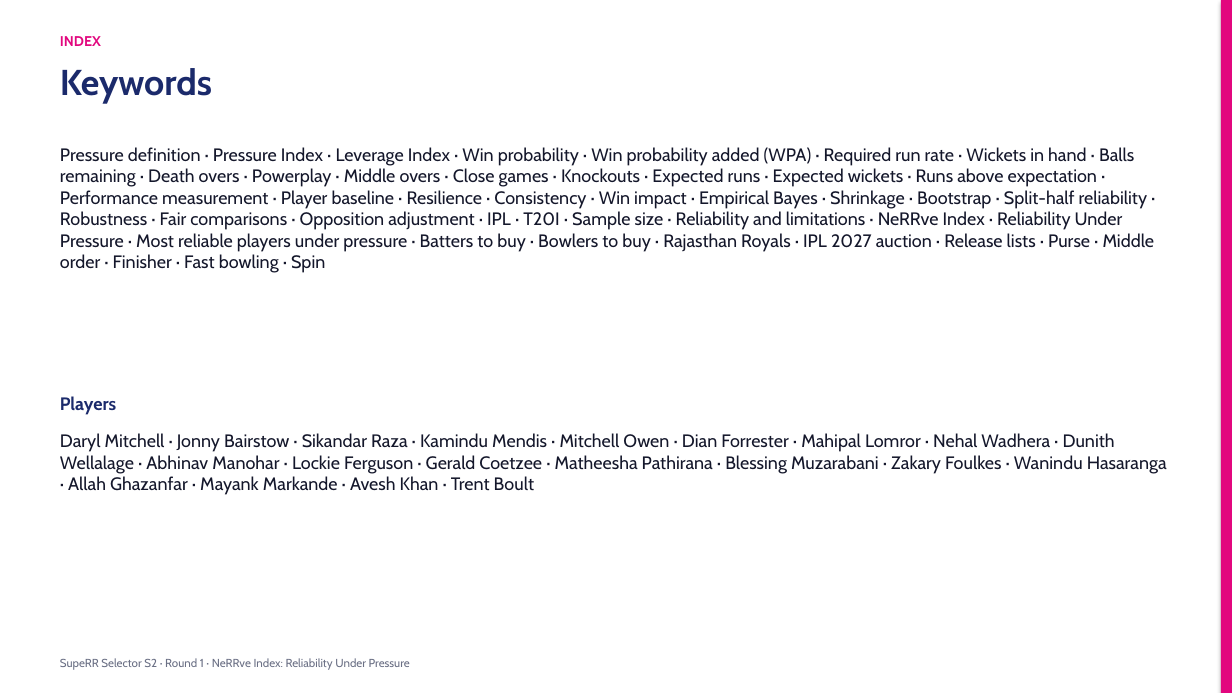
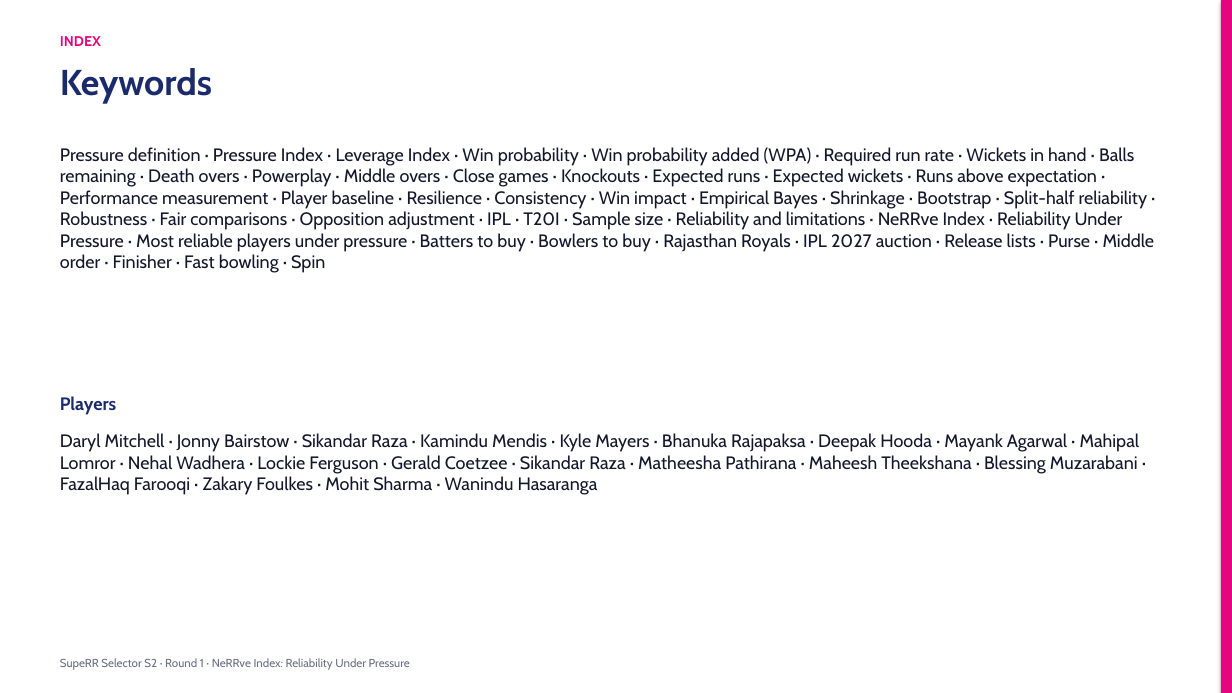
Before and after one commit to KoduruChandrasekhar/RRAuction-, a slide deck: slide 18 of submission/NeRRve_Deck.pptx. Drawn at 1232x693 pixels with LibreOffice and Linux fonts; fonts in the diff are those of the drawing. Boxes give left, top, right and bottom in pixels: in the first picture for what was removed or moved away, otherwise in the second. Text is boxed around its words. In the diff, an @@ line names an element or a change of style, - is before the commit and + after.

```diff
--- a/submission/NeRRve_Deck.pptx
+++ b/submission/NeRRve_Deck.pptx
@@ text at (60,433,1140,495): text changed @@
-Daryl Mitchell · Jonny Bairstow · Sikandar Raza · Kamindu Mendis · Mitchell Owen · Dian Forrester · Mahipal Lomror · Nehal Wadhera · Dunith Wellalage · Abhinav Manohar · Lockie Ferguson · Gerald Coetzee · Matheesha Pathirana · Blessing Muzarabani · Zakary Foulkes · Wanindu Hasaranga · Allah Ghazanfar · Mayank Markande · Avesh Khan · Trent Boult
+Daryl Mitchell · Jonny Bairstow · Sikandar Raza · Kamindu Mendis · Kyle Mayers · Bhanuka Rajapaksa · Deepak Hooda · Mayank Agarwal · Mahipal Lomror · Nehal Wadhera · Lockie Ferguson · Gerald Coetzee · Sikandar Raza · Matheesha Pathirana · Maheesh Theekshana · Blessing Muzarabani · FazalHaq Farooqi · Zakary Foulkes · Mohit Sharma · Wanindu Hasaranga
```
Also in this commit, not shown: 6 other slides changed, 7 other files.
